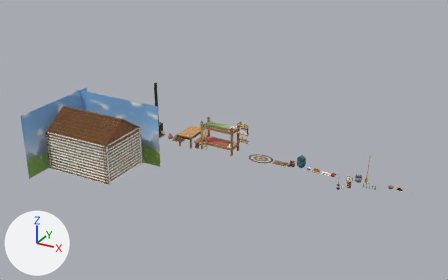
Renders of the Blender file blender/hut_kit.blend from each side of a commit.
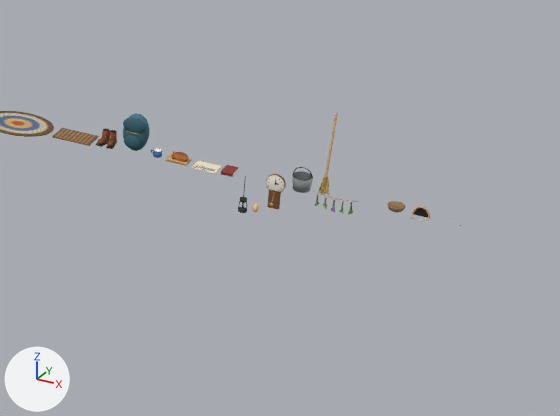
There are two pictures of each version: one whole from a 50 mm camera at (814.0, -916.0, 584.0) aimed at (266.0, 80.0, 86.0), one close up on the part from 57% to 100% of the width and 42% to 93% of the height. Arrows for +X, +Y and +Z are at lower left; the lights stay in place. The older version's two pictures come first.

Script lines for the objects in view, before the commit:
```python
ob_hut_backpack = bpy.data.objects.new('Hut_Backpack', me_hut_backpack)
ob_hut_backpack.location = (385.6, 200.0, 0.0)
ob_hut_book = bpy.data.objects.new('Hut_Book', me_hut_book)
ob_hut_book.location = (458.6, 200.0, 0.0)
ob_hut_bread = bpy.data.objects.new('Hut_Bread', me_hut_bread)
ob_hut_bread.location = (420.1, 200.0, 0.0)
ob_hut_clock = bpy.data.objects.new('Hut_Clock', me_hut_clock)
ob_hut_clock.location = (492.9, 200.0, 0.0)
ob_hut_doormat = bpy.data.objects.new('Hut_DoorMat', me_hut_doormat)
ob_hut_doormat.location = (339.0, 200.0, 0.0)
ob_hut_lamp = bpy.data.objects.new('Hut_Lamp', me_hut_lamp)
ob_hut_lamp.location = (470.3, 200.0, 0.0)
ob_hut_lampglow = bpy.data.objects.new('Hut_LampGlow', me_hut_lampglow)
ob_hut_lampglow.location = (479.7, 200.0, 0.0)
ob_hut_map = bpy.data.objects.new('Hut_Map', me_hut_map)
ob_hut_map.location = (441.1, 200.0, 0.0)
ob_hut_mug = bpy.data.objects.new('Hut_Mug', me_hut_mug)
ob_hut_mug.location = (403.8, 200.0, 0.0)
# also in view: 'Hut_Rug' at (292.0, 200.0, 0.0)
```
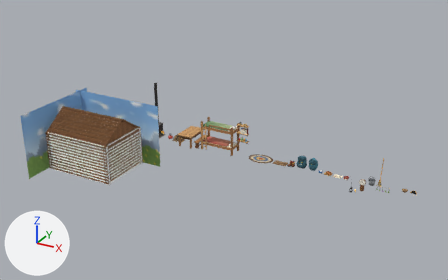
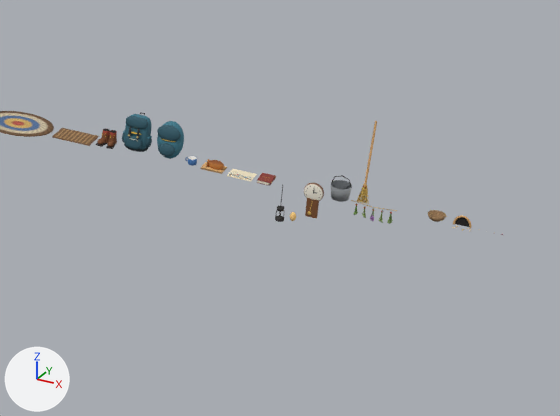
Edits to the bpy script that builds the scene:
```text
Change me_hut_backpack:
    used by ob_hut_backpack; location = (385.6, 200.0, 0.0)
    remove me_hut_backpack.from_pydata(...)  # 485 vertices, 508 faces; spans x -10.0..10.0, y -7.2..9.6, z 0.0..27.6
    add me_hut_backpack.from_pydata(...)  # 1251 vertices, 1361 faces; spans x -11.3..11.3, y -7.2..10.3, z -0.1..27.2
    me_hut_backpack part 1: the loose piece of 100 vertices spanning x -9.0..9.0, y -4.9..1.6, z 14.7..26.5 is rebuilt with 146 vertices and now spans x -8.6..8.6, y -3.8..2.5, z 18.7..27.2
    me_hut_backpack part 2: the loose piece of 100 vertices spanning x -6.5..6.5, y -7.2..-2.3, z 4.0..13.9 is rebuilt with 146 vertices and now spans x -6.2..6.2, y -7.2..-2.2, z 4.4..13.5
    me_hut_backpack part 3: 199 vertices removed from x -10.0..10.0, y -4.3..9.1, z 0.2..27.6; 873 vertices added at x -11.3..11.3, y -6.7..10.3, z -0.1..26.9
Add me_hut_backpack_col:
    me_hut_backpack_col.from_pydata(...)  # 485 vertices, 508 faces; spans x -10.0..10.0, y -7.2..9.6, z 0.0..27.6
    me_hut_backpack_col.polygons.foreach_set('use_smooth', [True] * 508)
    me_hut_backpack_col.materials.append(mat_vertexcolor)
Change ob_hut_backpack:
    ob_hut_backpack.location: (385.6, 200.0, 0.0) -> (386.9, 200.0, 0.0)
Change ob_hut_mug:
    ob_hut_mug.location: (403.8, 200.0, 0.0) -> (430.4, 200.0, 0.0)
Change ob_hut_bread:
    ob_hut_bread.location: (420.1, 200.0, 0.0) -> (446.7, 200.0, 0.0)
Change ob_hut_map:
    ob_hut_map.location: (441.1, 200.0, 0.0) -> (467.7, 200.0, 0.0)
Change ob_hut_book:
    ob_hut_book.location: (458.6, 200.0, 0.0) -> (485.6, 200.0, 0.0)
Change ob_hut_lamp:
    ob_hut_lamp.location: (470.3, 200.0, 0.0) -> (497.8, 200.0, 0.0)
Change ob_hut_lampglow:
    ob_hut_lampglow.location: (479.7, 200.0, 0.0) -> (507.2, 200.0, 0.0)
Change ob_hut_clock:
    ob_hut_clock.location: (492.9, 200.0, 0.0) -> (520.4, 200.0, 0.0)
Change ob_hut_bucket:
    ob_hut_bucket.location: (511.2, 200.0, 0.0) -> (538.7, 200.0, 0.0)
Change ob_hut_broom:
    ob_hut_broom.location: (526.8, 200.0, 0.0) -> (554.2, 200.0, 0.0)
Change ob_hut_herbs:
    ob_hut_herbs.location: (551.0, 200.0, 0.0) -> (578.4, 200.0, 0.0)
Change ob_hut_nest:
    ob_hut_nest.location: (577.5, 200.0, 0.0) -> (605.0, 200.0, 0.0)
Change ob_hut_mousehole:
    ob_hut_mousehole.location: (594.7, 200.0, 0.0) -> (622.3, 200.0, 0.0)
Add ob_hut_backpack_col:
    ob_hut_backpack_col = bpy.data.objects.new('Hut_Backpack_Col', me_hut_backpack_col)
    ob_hut_backpack_col.location = (412.2, 200.0, 0.0)
```

Changed parts and their boxes (x1, y1, x2, y2) in the close-ups (560 x 416 px):
'Hut_Clock', moved
    before: (266, 174, 286, 209)
    after: (304, 183, 324, 218)
'Hut_Backpack', reshaped, moved (11% wider)
    before: (123, 113, 150, 151)
    after: (122, 112, 152, 152)
'Hut_Backpack_Col', added (cyan)
    after: (157, 121, 184, 159)
'Hut_Bucket', moved
    before: (292, 167, 313, 193)
    after: (331, 175, 352, 202)
'Hut_Broom', moved
    before: (318, 113, 338, 195)
    after: (357, 121, 377, 204)
'Hut_Bread', moved
    before: (166, 151, 192, 166)
    after: (201, 159, 227, 174)
'Hut_Map', moved
    before: (191, 161, 221, 173)
    after: (227, 169, 257, 182)
'Hut_Herbs', moved
    before: (312, 191, 358, 214)
    after: (351, 200, 397, 224)
'Hut_Nest', moved
    before: (387, 201, 406, 213)
    after: (427, 209, 447, 222)
'Hut_MouseHole', moved
    before: (411, 206, 430, 222)
    after: (452, 215, 471, 231)
'Hut_Book', moved
    before: (221, 165, 239, 177)
    after: (257, 173, 276, 186)
'Hut_Lamp', moved
    before: (238, 176, 247, 213)
    after: (275, 184, 284, 222)
'Hut_Mug', moved
    before: (151, 148, 162, 158)
    after: (185, 156, 197, 166)
'Hut_LampGlow', moved
    before: (253, 203, 259, 212)
    after: (290, 212, 296, 221)
part 1 of me_hut_backpack, rebuilt (22% shorter)
    before: (123, 117, 146, 134)
    after: (126, 116, 148, 129)
part 2 of me_hut_backpack, rebuilt (7% shorter)
    before: (124, 135, 140, 149)
    after: (126, 136, 142, 149)
part 3 of me_hut_backpack, built on
    before: (123, 113, 150, 151)
    after: (122, 112, 152, 152)
